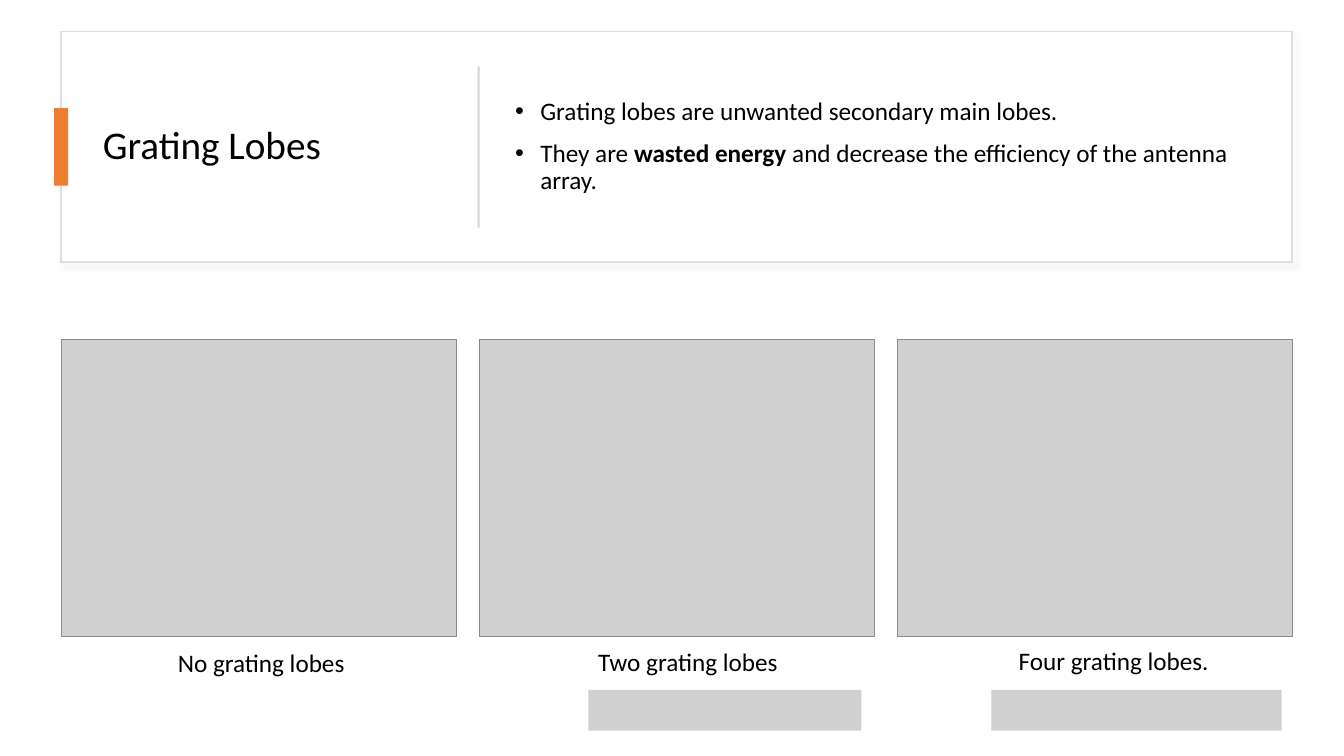
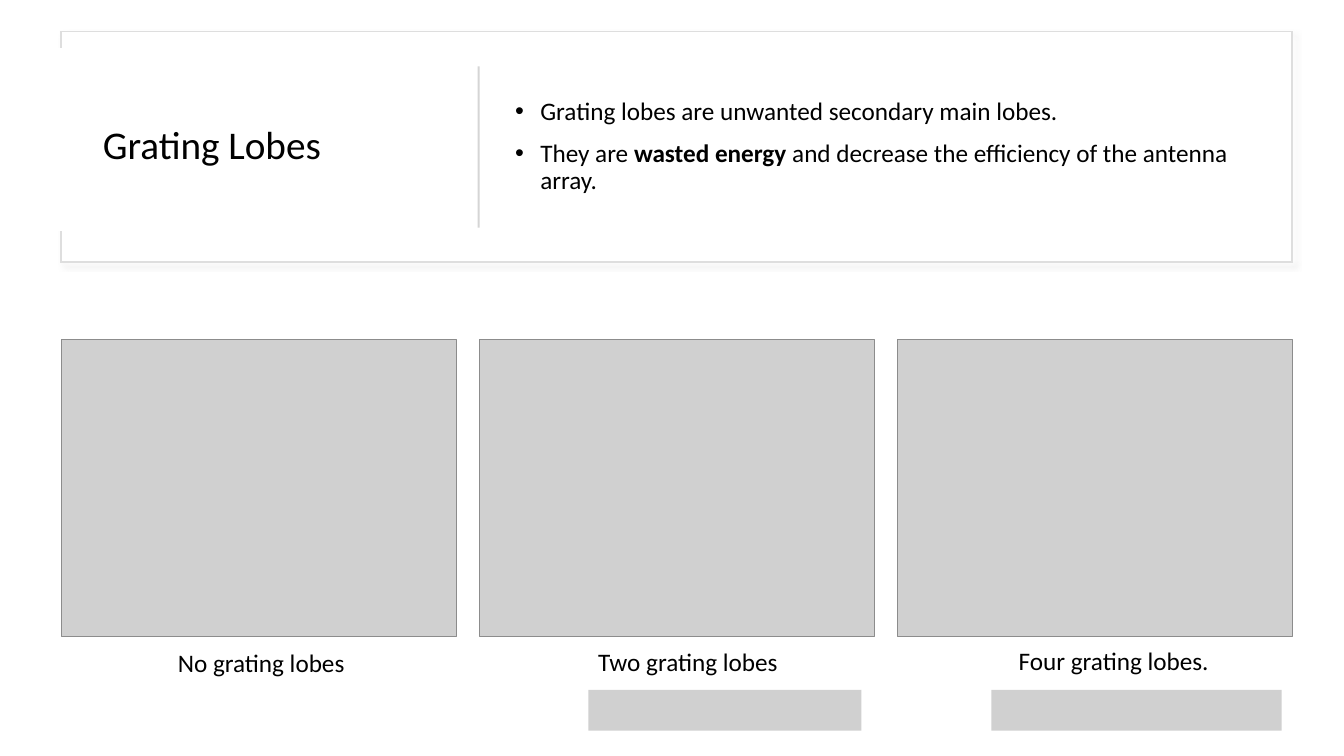
Before and after one commit to WaltDeyzel/thesis-2021, a slide deck: slide 11 of Oral presentation/Grating Lobes.pptx. Drawn at 1344x756 pixels with LibreOffice and Linux fonts; fonts in the diff are those of the drawing; grey boxes stand for pictures. Boxes give left, top, right and bottom in pixels: in the first picture for what was removed or moved away, otherwise in the second. Text is boxed around its words. In the diff, an @@ line names an element or a change of style, - is before the commit and + after.

```diff
--- a/Oral presentation/Grating Lobes.pptx
+++ b/Oral presentation/Grating Lobes.pptx
@@ rectangle: place and size @@
-rectangle at (54, 108, 69, 186)
+rectangle at (27, 49, 72, 231)
@@ rectangle at (27, 49, 72, 231): fill #ED7D31 to #FFFFFF; outline none to #FFFFFF 1 pt @@
```
Also in this commit, not shown: 11 other slides changed, 5 other files.
